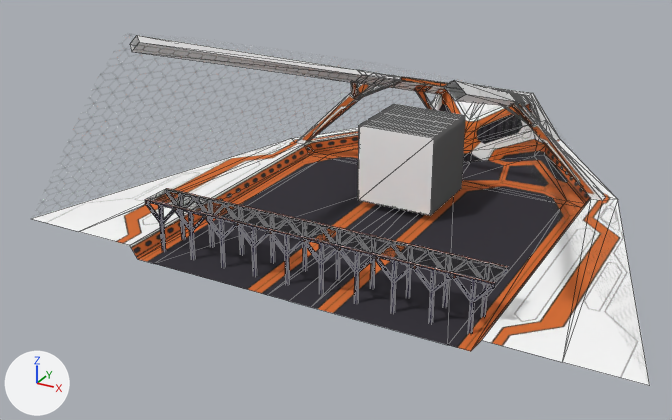
The glTF model src/resources/3d/space station.glb as it was, and as the next commit left it.
Before and after are seen from a camera (50 mm lens) standing at (45.1, -76.8, 41.4) and looking at (-5.5, 15.1, -4.6). The axes (+X, +Y, +Z) are drawn at lower left. The lights are the same throughout. Mesh edges are drawn as thin lines. Vertices at the same position are counted once.

The first picture shows 'corridor', 'reactor', 'station'.
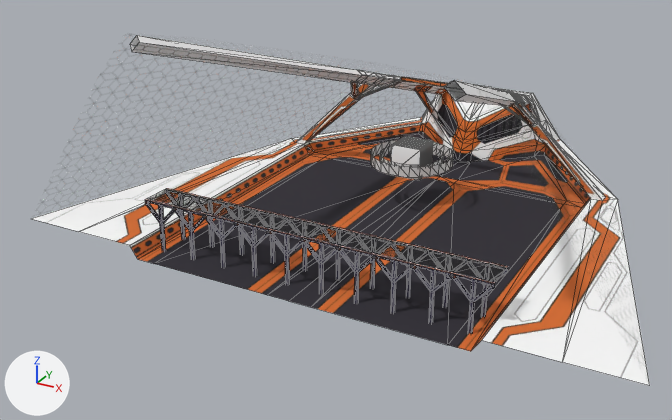
Diff of the bpy script that builds the scene:
```diff
--- a/src/resources/3d/space station.glb.py
+++ b/src/resources/3d/space station.glb.py
@@ me_reactor @@
 # used by ob_reactor; location = (0.0, 25.0, 0.0)
-me_reactor.from_pydata(...)  # 164 vertices, 82 faces; spans x -5.0..5.0, y -5.0..5.0, z -5.0..5.0
+me_reactor.from_pydata(...)  # 84 vertices, 42 faces; spans x -2.0..2.0, y -2.0..2.0, z -2.0..2.0
+# me_reactor part 1: 22 loose pieces with 88 vertices, spanning x -5.0..5.0, y -5.0..5.0, z -5.0..5.0, are deleted
+# me_reactor part 2
+# 76 vertices are removed from x -5.0..5.0, y -2.25..2.5, z -5.0..5.0
+# 38 faces are deleted
+# me_reactor part 3
+# 42 vertices are added at x -2.0, y -2.0..2.0, z -2.0..2.0
+# 42 new vertices lie (4.0, 0.0, 0.0) away from vertices in x -2.0, y -2.0..2.0, z -2.0..2.0
+# 42 new faces join them
 me_reactor.materials.append(mat_reactor)
@@ me_ring_2 @@
+me_ring_2.from_pydata(...)  # 50 vertices, 50 faces; spans x -5.19..5.19, y -5.16..5.2, z -0.68..0.68
@@ me_ring_1 @@
+me_ring_1.from_pydata(...)  # 50 vertices, 50 faces; spans x -3.99..3.99, y -3.97..4.0, z -0.52..0.52
@@ ob_ring_2 @@
+ob_ring_2 = bpy.data.objects.new('ring_2', me_ring_2)
+ob_ring_2.location = (0.0, 25.0, 0.0)
@@ ob_ring_1 @@
+ob_ring_1 = bpy.data.objects.new('ring_1', me_ring_1)
+ob_ring_1.location = (0.0, 25.0, 0.0)
```

Location of each change, (x1, y1, x2, y2) in pixels of the pictures (672 x 420 px):
'reactor', reshaped (60% narrower, 60% shorter)
    before: (358, 104, 465, 216)
    after: (391, 136, 433, 180)
'ring_2', added
    after: (371, 140, 453, 178)
'ring_1', added
    after: (380, 146, 443, 167)
part 1 of me_reactor, deleted
    before: (358, 104, 465, 216)
part 2 of me_reactor, deleted
    before: (369, 109, 458, 207)
part 3 of me_reactor, added
    after: (391, 136, 433, 180)
